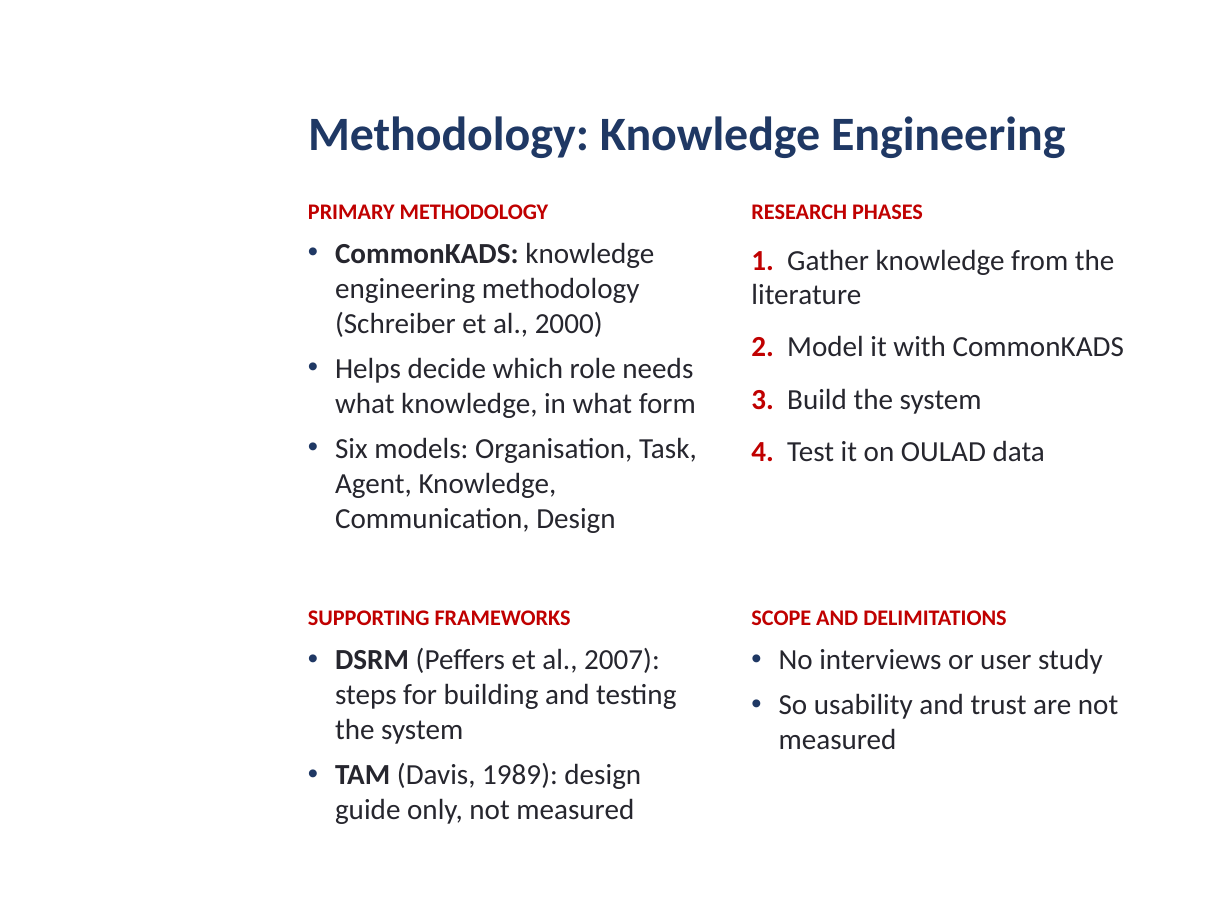
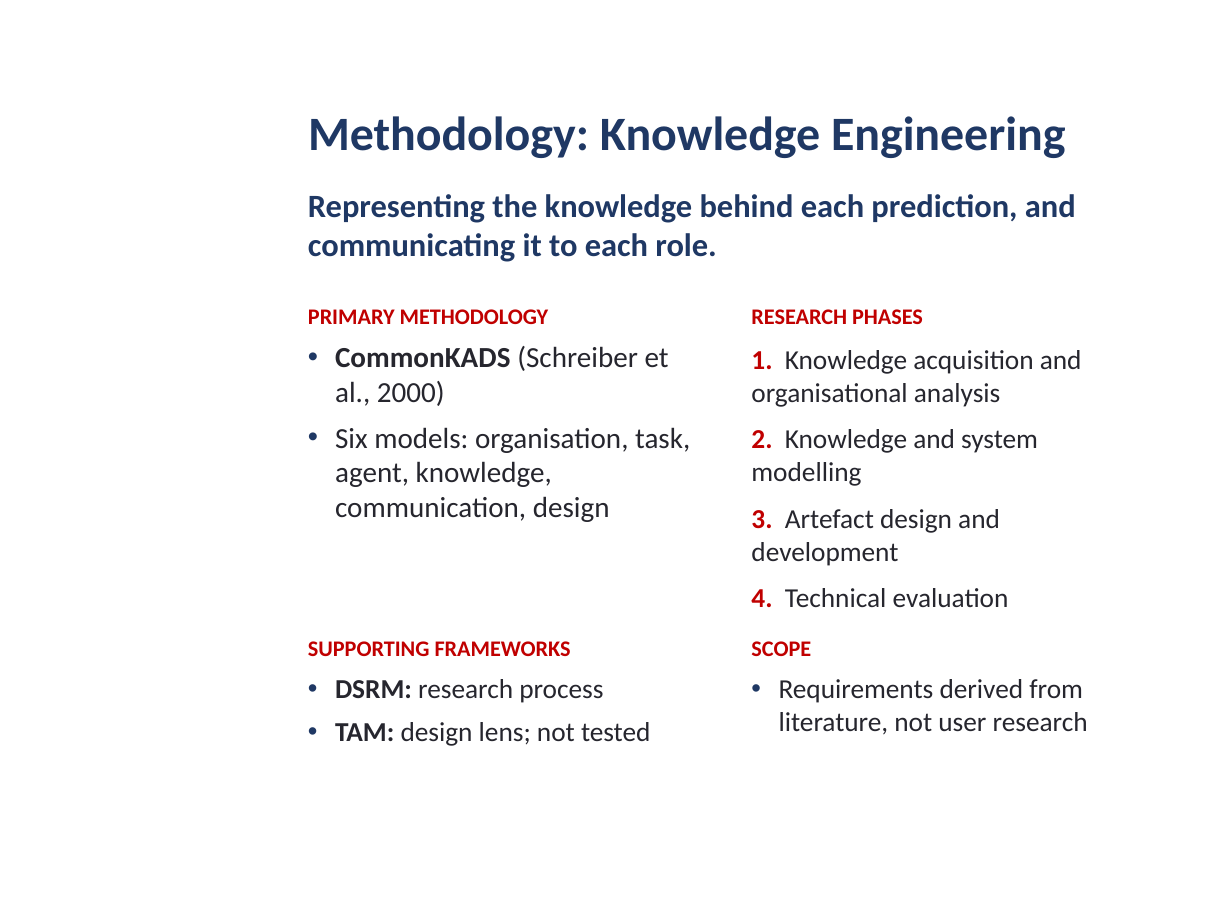
Before and after one commit to daniel-larry/python-run-result, a slide deck: slide 5 of Internal_Defense_Presentation.pptx. Drawn at 1232x924 pixels with LibreOffice and Linux fonts; fonts in the diff are those of the drawing; background and template pictures are left out. Boxes give left, top, right and bottom in pixels: in the first picture for what was removed or moved away, otherwise in the second. Text is boxed around its words. In the diff, an @@ line names an element or a change of style, - is before the commit and + after.

```diff
--- a/Internal_Defense_Presentation.pptx
+++ b/Internal_Defense_Presentation.pptx
@@ text added at bbox=[308, 194, 1076, 262], 19 pt, text #1F3864, bold @@
+Representing the knowledge behind each prediction, and communicating it to each role.
@@ text "PRIMARY METHODOLOGY": place and size @@
-text "PRIMARY METHODOLOGY" at bbox=[308, 204, 697, 533]
+text "PRIMARY METHODOLOGY" at bbox=[308, 309, 690, 522]
@@ text at bbox=[751, 309, 923, 324]: less space between paragraphs @@
@@ text "RESEARCH PHASES": place and size @@
-text "RESEARCH PHASES" at bbox=[751, 204, 1124, 462]
+text "RESEARCH PHASES" at bbox=[751, 309, 1082, 607]
@@ text at bbox=[335, 346, 690, 522]: text changed @@
-• CommonKADS: knowledge engineering methodology (Schreiber et al., 2000)
-• Helps decide which role needs what knowledge, in what form
-• Six models: Organisation, Task, Agent, Knowledge, Communication, Design
+• CommonKADS (Schreiber et al., 2000)
+• Six models: organisation, task, agent, knowledge, communication, design
@@ text at bbox=[751, 350, 1082, 607]: text changed; size 17 to 16 pt @@
-1. Gather knowledge from the literature
-2. Model it with CommonKADS
-3. Build the system
-4. Test it on OULAD data
+1. Knowledge acquisition and organisational analysis
+2. Knowledge and system modelling
+3. Artefact design and development
+4. Technical evaluation
@@ text removed at bbox=[751, 610, 1118, 750] @@
-SCOPE AND DELIMITATIONS
-• No interviews or user study
-• So usability and trust are not measured
@@ text "SUPPORTING FRAMEWORKS": place and size @@
-text "SUPPORTING FRAMEWORKS" at bbox=[308, 610, 676, 824]
+text "SUPPORTING FRAMEWORKS" at bbox=[308, 641, 651, 746]
@@ text added at bbox=[751, 641, 1088, 735], 16 pt, text #26262E @@
+SCOPE
+• Requirements derived from literature, not user research
@@ text at bbox=[335, 679, 651, 746]: text changed; size 17 to 16 pt @@
-• DSRM (Peffers et al., 2007): steps for building and testing the system
-• TAM (Davis, 1989): design guide only, not measured
+• DSRM: research process
+• TAM: design lens; not tested
```
Also in this commit, not shown: 10 other slides changed.
